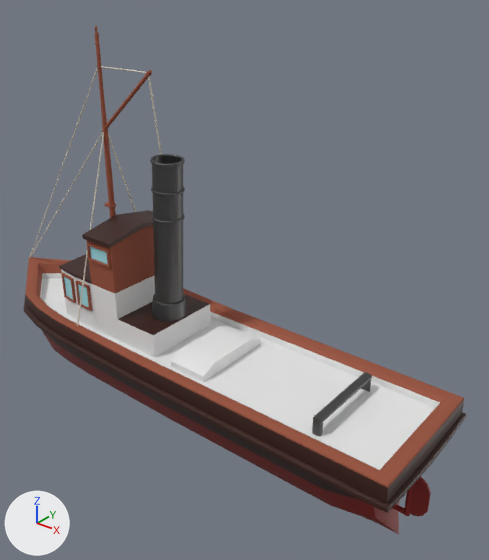
One commit to the FBX model PA_AR_Nautica/Assets/ModelsFBX/Dampfer_AR.fbx: the scene before it, then after it.
Both versions are drawn from a camera (50 mm lens) standing at (0.802, -0.839, 0.9) and looking at (0.087, 0.054, 0.346). Lighting does not change. The marker at lower left points along +X, +Y and +Z. The first picture is the older version.

Names of what the first picture shows: 'Dampfer', 'Dampfer_Glas', 'Dampfer_Rail', 'Mast.001', 'Mast.002', 'Ruder', 'Schloot' and 5 more.
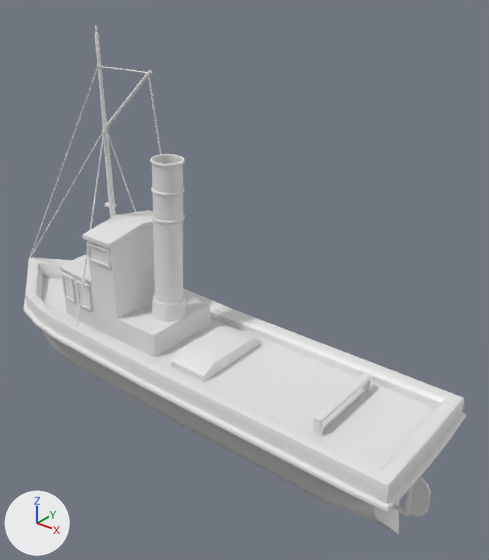
Pixel boxes [x1, y1, x2, y2] of what changed, in the pictures (489 x 560 px):
'Schloot', recoloured (dark grey to white)
    both: [150, 154, 187, 322]
'Mast.001', recoloured (brown to white)
    both: [94, 26, 116, 218]
'Dampfer_Rail', recoloured (dark grey to white)
    both: [312, 372, 372, 437]
'Ruder', recoloured (red to white)
    both: [392, 477, 431, 516]
'Dampfer_Glas', recoloured (cyan to white)
    both: [64, 246, 108, 307]
'Mast.002', recoloured
    both: [105, 70, 152, 129]
part 1 of me_cube, recoloured
    both: [25, 226, 464, 488]
part 2 of me_cube, recoloured
    both: [23, 210, 466, 513]
part 3 of me_cube, recoloured
    both: [42, 331, 400, 534]

Diff of the bpy script that builds the scene:
```diff
--- a/PA_AR_Nautica/Assets/ModelsFBX/Dampfer_AR.fbx.py
+++ b/PA_AR_Nautica/Assets/ModelsFBX/Dampfer_AR.fbx.py
@@ me_cylinder_011 @@
 me_cylinder_011.from_pydata(...)  # 896 vertices, 866 faces; spans x -0.097..-0.015, y -0.035..0.035, z 0.241..0.568
-me_cylinder_011.materials.append(mat_dampfer_metall)  # dark grey #656565
+me_cylinder_011.materials.append(mat_dampfer_holz_hell)  # white #e7e7e7
@@ me_cube @@
 me_cube.from_pydata(...)  # 1202 vertices, 1184 faces; spans x -0.54..0.509, y -0.144..0.144, z -0.004..0.425
 # used by ob_dampfer; location = (0.0, 0.0, 0.0)
+# me_cube part 1: all 366 faces that had it switch from mat_dampfer_holz (brown #975039) to mat_dampfer_holz_hell (white #e7e7e7)
+# me_cube part 2: all 438 faces that had it switch from mat_dampfer_holz_dunkel (brown #371810) to mat_dampfer_holz_hell (white #e7e7e7)
+# me_cube part 3: all 168 faces that had it switch from mat_dampfer_holz_rot (red #871d18) to mat_dampfer_holz_hell (white #e7e7e7)
@@ me_cylinder_012 @@
 me_cylinder_012.from_pydata(...)  # 352 vertices, 322 faces; spans x -0.209..-0.0733, y -0.0042..0.0042, z 0.5953..0.7165
-me_cylinder_012.materials.append(mat_dampfer_holz)  # brown #975039
+me_cylinder_012.materials.append(mat_dampfer_holz_hell)  # white #e7e7e7
@@ me_cube_008 @@
 me_cube_008.from_pydata(...)  # 48 vertices, 14 faces; spans x -0.306..-0.134, y -0.083..0.083, z 0.246..0.404
-me_cube_008.materials.append(mat_dampfer_glas)  # cyan #9fdde7
+me_cube_008.materials.append(mat_dampfer_holz_hell)  # white #e7e7e7
@@ me_cylinder @@
 me_cylinder.from_pydata(...)  # 186 vertices, 156 faces; spans x 0.444..0.5139, y -0.0051..0.0051, z 0.0487..0.1514
-me_cylinder.materials.append(mat_dampfer_holz_rot)  # red #871d18
+me_cylinder.materials.append(mat_dampfer_holz_hell)  # white #e7e7e7
@@ me_cylinder_001 @@
 me_cylinder_001.from_pydata(...)  # 864 vertices, 834 faces; spans x -0.226..-0.2, y -0.008..0.008, z 0.307..0.78
-me_cylinder_001.materials.append(mat_dampfer_holz)  # brown #975039
+me_cylinder_001.materials.append(mat_dampfer_holz_hell)  # white #e7e7e7
@@ me_cube_004 @@
 me_cube_004.from_pydata(...)  # 126 vertices, 112 faces; spans x 0.335..0.352, y -0.083..0.083, z 0.198..0.23
-me_cube_004.materials.append(mat_dampfer_metall)  # dark grey #656565
+me_cube_004.materials.append(mat_dampfer_holz_hell)  # white #e7e7e7
```
